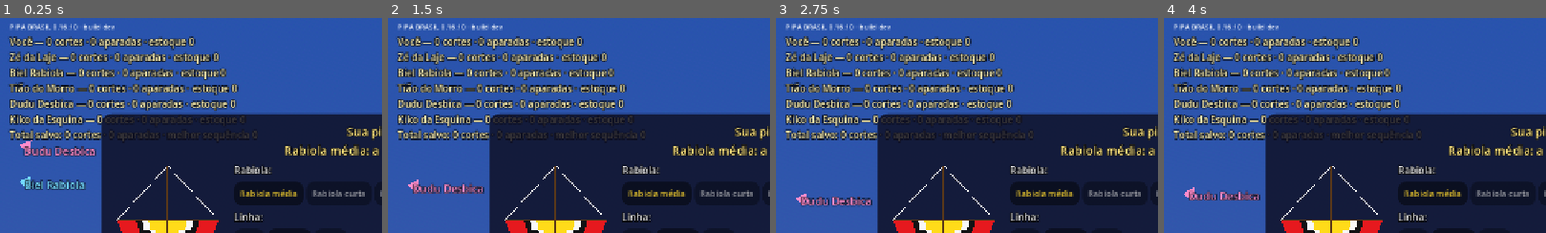
Above: before the commit, frames 1-4 (left to right).
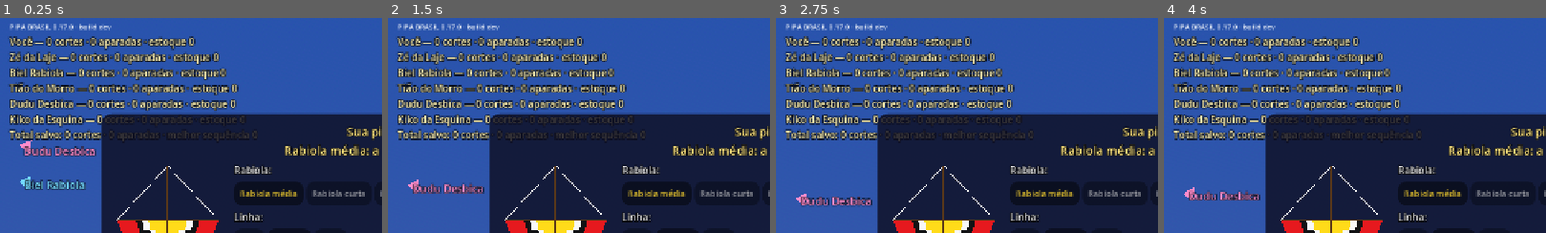
Above: after the commit, the same moments.

Repository: lucaskaeller201-ui/Pipa-Brasil
Game: Godot game, scene res://scenes/main/main.tscn
Two runs of this game, one before a commit and one after it. Both use one fixed random seed, a clock stepped at 60 frames per second and the inputs below.
Inputs (mouse positions are % of the whole screen's width and height, from its top left):
- Up to frame 1 (0.25 s): no input
- Up to frame 2 (1.5 s): tap Enter at 0.5 s; move the mouse to (72, 45) at 0.52 s; hold Right 0.53-1.25 s; tap Z at 0.6 s; click (72, 45) at 0.67 s; tap Space at 0.77 s; drag from (30, 55) to (45, 70) at 1.27 s
- Up to frame 3 (2.75 s): move the mouse to (60, 28) at 2.02 s; hold Right from 2.03 s (still down); tap Q at 2.1 s
- Up to frame 4 (4 s): release Right at 2.75 s; drag from (45, 70) to (20, 35) at 2.77 s; move the mouse to (80, 65) at 3.52 s; hold A from 3.53 s (still down); tap Z at 3.6 s; tap Space at 3.77 s
The pictures show only the part of the screen within x 0-50%, y 0-50%; the shares and areas given below are measured in that part.

The runs differ from the first frame. In frame 1, 0.2% of the frame differs, in the area x 16-30%, y 2-6%; in frame 2, 0.2%; in frame 3, 0.2%; in frame 4, 0.2%.

Commit message:
0.17.0: fatiar a rabiola de quem está voando e a linha/rabiola da avoada (D-056)
Co-Authored-By: Claude Opus 5.5 <noreply@anthropic.com>
Claude-Session: https://claude.ai/code/session_01VcBVPpGPHbKMkWY2F5CwiY

Diff:
--- a/game/modes/free_mode.gd
+++ b/game/modes/free_mode.gd
@@ -391,9 +391,17 @@
 			if quem >= 0:
 				var parte := "rabiola" if bool(e["tail"]) else "linha"
 				if quem > 0:
-					_messages.append("%s decepou a %s da avoada." % [_nome(quem), parte])
+					_messages.append("%s fatiou a %s da avoada." % [_nome(quem), parte])
 				else:
-					_messages.append("Decepou a %s! A avoada escapou." % parte)
+					_messages.append("FATIOU a %s da avoada!" % parte)
+		"fatiou":
+			if bool(e.get("voando", false)):
+				var quem3 := _dono(int(e["catcher"]))
+				var vitima := _dono(int(e["flyer"]))
+				if quem3 == 0:
+					_messages.append("FATIOU a rabiola de %s!" % _nome(vitima))
+				elif vitima == 0:
+					_messages.append("%s fatiou a sua rabiola!" % _nome(quem3))
 		"soltou":
 			if _dono(int(e["catcher"])) == 0:
 				_messages.append("Tenteou e a avoada saiu do aparo.")
--- a/project.godot
+++ b/project.godot
@@ -7,7 +7,7 @@
 
 config/name="PIPA BRASIL"
 config/description="Simulador brasileiro de pipas em 3D"
-config/version="0.16.10"
+config/version="0.17.0"
 run/main_scene="res://scenes/main/main.tscn"
 config/features=PackedStringArray("4.7", "Mobile")
 config/icon="res://icon.svg"
--- a/sim/combat/combat_system.gd
+++ b/sim/combat/combat_system.gd
@@ -31,6 +31,7 @@
 const TANGLE_GAP := 0.3        ## s: encostou há menos que isso ainda conta como "em contato"
 const DECEPAR_METROS := 3.0   ## m de linha puxada rápido em contato para decepar (D-044)
 const DECEPAR_RAPIDO := 3.5   ## m/s: com a avoada no aparo, puxar acima disso vai decepando
+const FATIAR_METROS := 1.5    ## m puxados rápido (abraçando) em cima da rabiola do rival para fatiá-la (D-056)
 const SAIR_APARO := 3.0       ## s tenteando sem parar para a avoada sair do aparo (D-044)
 const PERDIDA_CHAO := 5.0     ## s com a pipa no chão até virar perdida (a linha ainda cai)
 const CUT_RATE := 5.5          ## m/s de linha puxada acima dos quais o contato decepa
@@ -55,6 +56,8 @@
 var _tangle := {}              ## (avoada, pipeiro) -> embolo em formação
 var _clock := 0.0
 var _cut_want := {}            ## avoada -> [cadeia, segmento, quem] (neste subpasso)
+var _fatia_want := {}          ## pipa em voo -> [rabiola, segmento, quem] (neste subpasso)
+var _fatia_acc := {}           ## pipa em voo -> m puxados rápido em cima da rabiola dela
 var _cut_acc := {}             ## avoada -> m puxados rápido em contato
 var _solta_acc := {}           ## avoada -> s de tenteio de quem aparou
 var _chao := {}                ## avoada -> s com a pipa no chão
@@ -143,6 +146,26 @@
 			_pending_cuts.append([av, c[0], c[1], c[2]])
 			_cut_acc.erase(av)
 	_cut_want.clear()
+	# Fatiar a rabiola de quem está em voo (D-056).
+	for f in _fatia_acc.keys():
+		if not _fatia_want.has(f):
+			_fatia_acc[f] = float(_fatia_acc[f]) - 1.5 * h
+			if float(_fatia_acc[f]) <= 0.0:
+				_fatia_acc.erase(f)
+	for f in _fatia_want:
+		var fw: Array = _fatia_want[f]
+		var quem2: Flyer = fw[2]
+		_fatia_acc[f] = float(_fatia_acc.get(f, 0.0)) + quem2.line_rate * h
+		if float(_fatia_acc[f]) >= FATIAR_METROS:
+			_fatia_acc.erase(f)
+			var dono: Flyer = f
+			var rab: ParticleChain = fw[0]
+			if rab == dono.tail and rab.size() >= 3 and _clock - float(_last_cut.get(dono, -10.0)) >= 0.5:
+				_last_cut[dono] = _clock
+				var pedaco := rab.split(clampi(int(fw[1]), 0, rab.size() - 2))
+				loose.append(pedaco)
+				events.append({"type": "fatiou", "flyer": dono.id, "catcher": quem2.id, "tail": true, "voando": true})
+	_fatia_want.clear()
 	for c in _pending_cuts:
 		var av: Flyer = c[0]
 		if _clock - float(_last_cut.get(av, -10.0)) < 0.5 or (c[1] != av.trailing_line and c[1] != av.tail):
@@ -164,15 +187,23 @@
 		var ct_seg := j if ordem == 0 else i
 		var av: Flyer = _owners[av_idx]
 		var ct: Flyer = _owners[ct_idx]
-		if av == null or ct == null or not av.cut or av.caught_by != null or av.lost or ct.cut:
-			continue
 		var chain: ParticleChain = _chains[av_idx]
 		var cchain: ParticleChain = _chains[ct_idx]
+		# Fatiar (D-056): passando a linha em cima da RABIOLA de uma pipa em voo,
+		# abraçando (puxando forte), a rabiola dela é fatiada — não precisa
+		# estar avoada.
+		if av != null and ct != null and not av.cut and not ct.cut and chain == av.tail and cchain == ct.line \
+				and ct.kite.spin_mode == KiteBody.SpinMode.SPIN_LOCK and ct.line_rate > DECEPAR_RAPIDO:
+			_fatia_want[av] = [chain, av_seg, ct]
+			continue
+		if av == null or ct == null or not av.cut or av.caught_by != null or av.lost or ct.cut:
+			continue
 		if not (chain == av.trailing_line or chain == av.tail):
 			continue
 		if not (cchain == ct.line or cchain == ct.tail):
 			continue
-		if ct.kite.spin_mode == KiteBody.SpinMode.SPIN_LOCK and ct.line_rate > CUT_RATE:
+		if ct.kite.spin_mode == KiteBody.SpinMode.SPIN_LOCK and ct.line_rate > DECEPAR_RAPIDO:
+			# abraçando em cima da linha ou da rabiola da avoada: fatia (D-056)
 			if av.cut_age > DECEPAR_GRACE:
 				_cut_want[av] = [chain, av_seg, ct]
 			return
@@ -238,6 +269,7 @@
 	else:
 		loose.append(pedaco)
 	events.append({"type": "decepou", "flyer": av.id, "catcher": ct.id, "tail": chain == av.tail})
+	events.append({"type": "fatiou", "flyer": av.id, "catcher": ct.id, "tail": chain == av.tail, "voando": false})
 
 
 ## Mantém cada ponto enroscado preso ao seu lugar no material da outra linha.
@@ -390,6 +422,7 @@
 ## Esquece enroscos que envolvem um pipeiro que saiu do mundo.
 func forget(f: Flyer) -> void:
 	_cut_acc.erase(f)
+	_fatia_acc.erase(f)
 	_solta_acc.erase(f)
 	_chao.erase(f)
 	_last_cut.erase(f)
--- a/tests/scenarios/test_manda_busca.gd
+++ b/tests/scenarios/test_manda_busca.gd
@@ -272,3 +272,56 @@
 			n += 1
 	assert_true(w.is_finite_state())
 	return soma / maxf(1.0, n)
+
+
+## D-056: passando a linha abraçando (puxando forte) em cima da rabiola de uma
+## pipa em voo, a rabiola dela é fatiada — sem ela estar avoada.
+func test_fatiar_a_rabiola_de_quem_esta_voando() -> void:
+	var w := _montagem(true)
+	var a: Flyer = w.flyers[0]
+	var b: Flyer = w.flyers[1]
+	assert_not_null(b.tail, "o rival tem rabiola")
+	var antes := b.tail.size()
+	a.input.haul_speed = 6.0
+	var fatiou := false
+	for i in roundi(1.5 / DT):
+		# a rabiola do rival encostada na linha de quem abraça
+		var meio := a.line.size() / 2
+		for k in range(1, b.tail.size()):
+			var alvo := a.line.pos[clampi(meio + k - b.tail.size() / 2, 1, a.line.size() - 2)] + Vector3(0.0, 0.0, 0.02)
+			b.tail.pos[k] = alvo
+			b.tail.prev[k] = alvo
+		w.step(DT)
+		for e in w.combat.take_events():
+			if e["type"] == "fatiou" and bool(e["voando"]):
+				fatiou = true
+		if fatiou:
+			break
+	a.input.clear()
+	assert_true(fatiou, "fatiou a rabiola")
+	assert_false(b.cut, "a pipa do rival continua voando")
+	assert_true(b.tail.size() < antes, "sobrou um pedaço da rabiola (%d de %d pontos)" % [b.tail.size(), antes])
+	assert_true(w.is_finite_state())
+
+
+## D-056: puxando devagar em cima da rabiola do rival, não fatia.
+func test_puxar_devagar_nao_fatia_a_rabiola() -> void:
+	var w := _montagem(true)
+	var a: Flyer = w.flyers[0]
+	var b: Flyer = w.flyers[1]
+	var antes := b.tail.size()
+	a.input.haul_speed = 2.0
+	var fatiou := false
+	for i in roundi(1.5 / DT):
+		var meio := a.line.size() / 2
+		for k in range(1, b.tail.size()):
+			var alvo := a.line.pos[clampi(meio + k - b.tail.size() / 2, 1, a.line.size() - 2)] + Vector3(0.0, 0.0, 0.02)
+			b.tail.pos[k] = alvo
+			b.tail.prev[k] = alvo
+		w.step(DT)
+		for e in w.combat.take_events():
+			if e["type"] == "fatiou":
+				fatiou = true
+	a.input.clear()
+	assert_false(fatiou, "devagar não fatia")
+	assert_eq(b.tail.size(), antes)
Not shown, changed: export_presets.cfg
Not shown, changed: docs/changelog.md
Not shown, changed: docs/decisoes.md
Not shown, changed: docs/progresso.md
